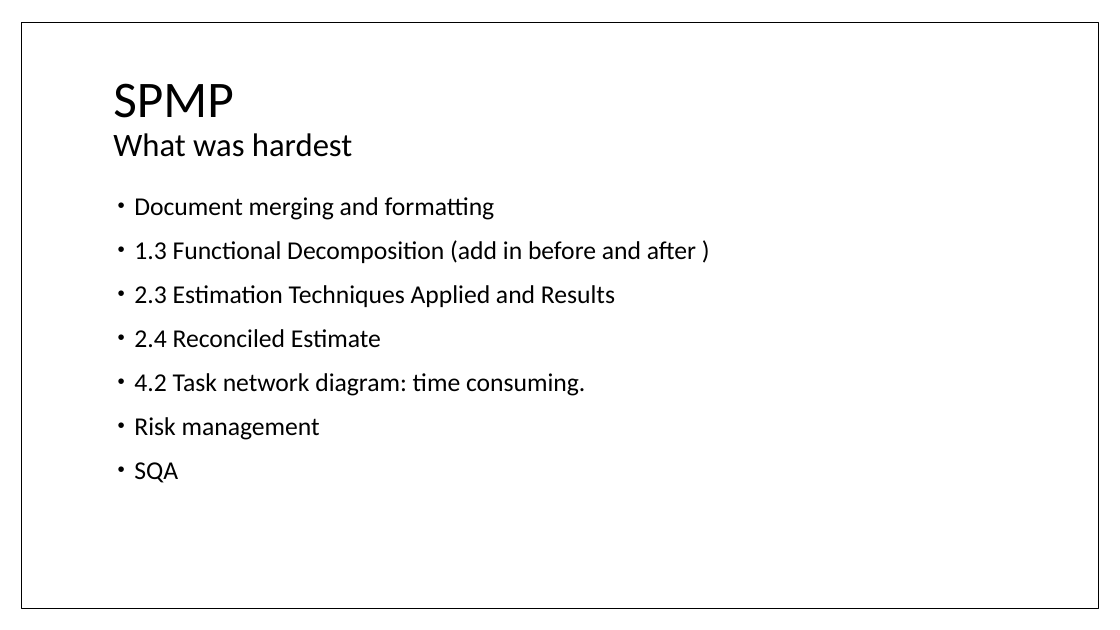
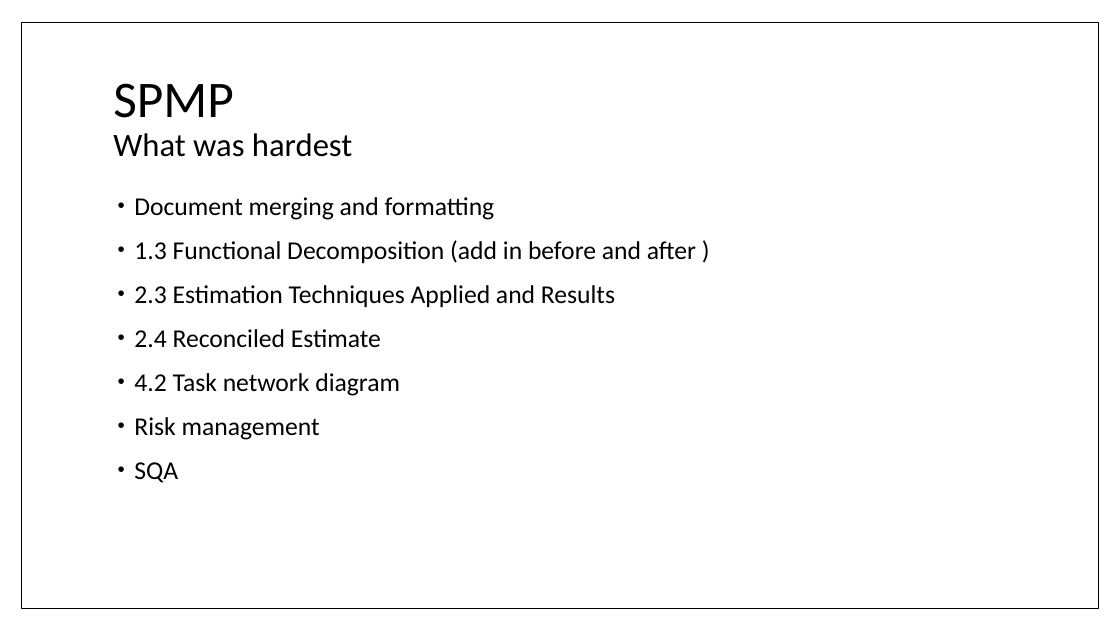
Before and after one commit to umdfeynman/umdfeynman, a slide deck: slide 17 of Work_In_Progress/CS/SPMP_Presentation.pptx (slide 16 before the commit). Drawn at 1120x630 pixels with LibreOffice and Linux fonts; fonts in the diff are those of the drawing. Boxes give left, top, right and bottom in pixels: in the first picture for what was removed or moved away, otherwise in the second. Text is boxed around its words. In the diff, an @@ line names an element or a change of style, - is before the commit and + after.

```diff
--- a/Work_In_Progress/CS/SPMP_Presentation.pptx
+++ b/Work_In_Progress/CS/SPMP_Presentation.pptx
@@ text at <box>134,373,400,396</box>: text changed @@
-• 4.2 Task network diagram: time consuming.
+• 4.2 Task network diagram
```
Also in this commit, not shown: 6 other slides changed, 1 slide added.
